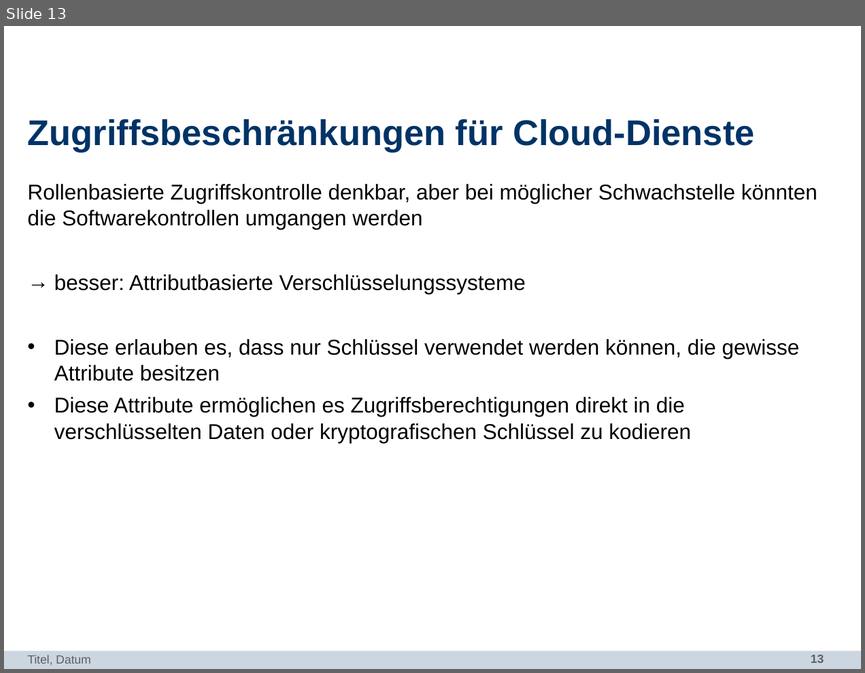
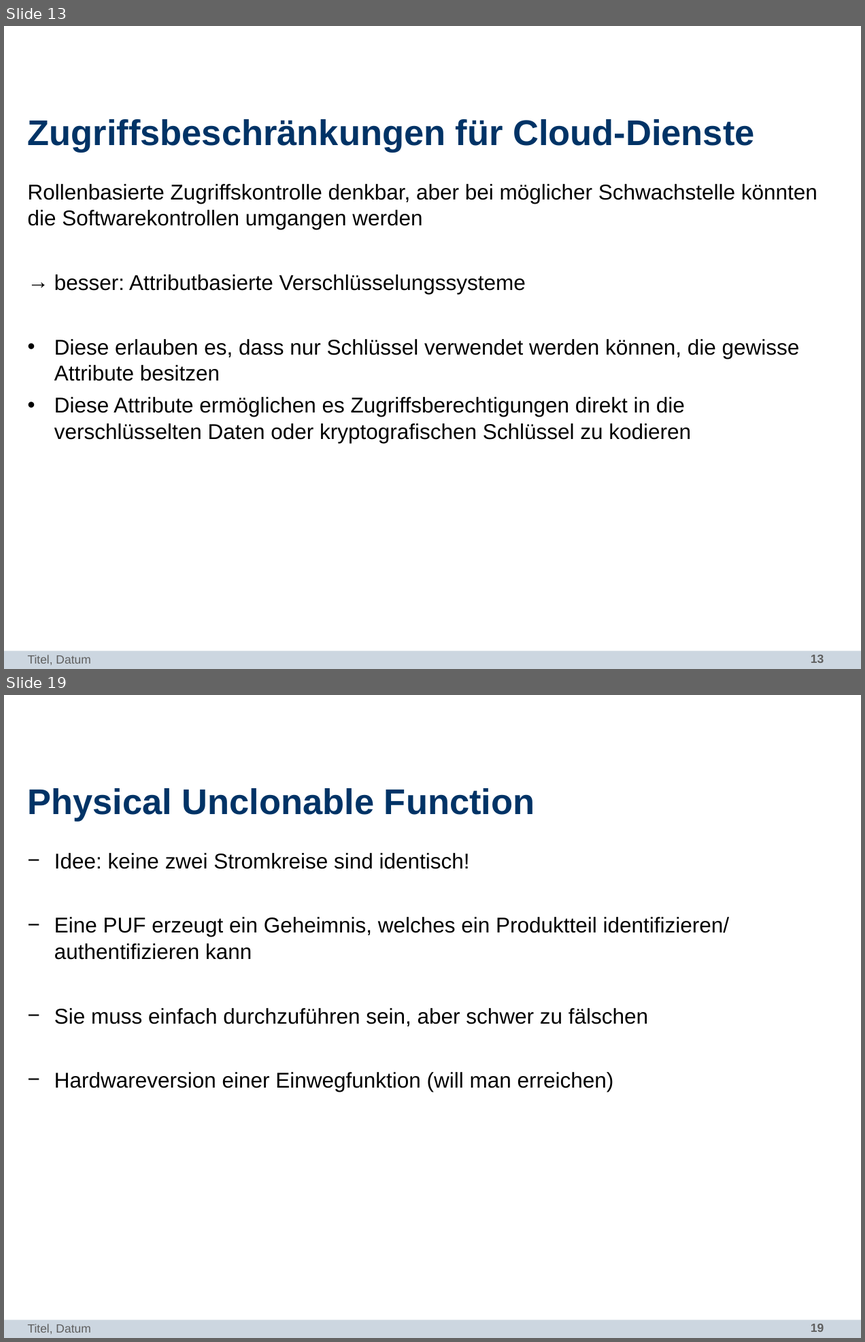
Before and after one commit to bennySwiers/Ausarbeitung-Seminar-TI, a slide deck: SEMINAR-IT-SICHERHEIT/itsec.pptx. Shown one above the other, each under a label of ours: slide 13 before the commit, slides 13 and 19 after it; the slides between them are not shown. The pictures are 865x673 and 865x1342 pixels, drawn with LibreOffice and Linux fonts; fonts in the diff are those of the drawing; background and template pictures are left out. Boxes give left, top, right and bottom in pixels: in the first picture for what was removed or moved away, otherwise in the second. Text is boxed around its words. In the diff, an @@ line names an element or a change of style, - is before the commit and + after.

```diff
--- a/SEMINAR-IT-SICHERHEIT/itsec.pptx
+++ b/SEMINAR-IT-SICHERHEIT/itsec.pptx
@@ slide 19 added at (x1=4, y1=695, x2=861, y2=1338), background #FFFFFF; not listed: 2 template elements that a slide beside it also shows @@
@@ title added at (x1=28, y1=788, x2=534, y2=821), 30 pt, text #003366, bold @@
+Physical Unclonable Function
@@ text added at (x1=54, y1=853, x2=730, y2=1091), 18 pt, text #000000 @@
+− Idee: keine zwei Stromkreise sind identisch!
+− Eine PUF erzeugt ein Geheimnis, welches ein Produktteil identifizieren/ authentifizieren kann
+− Sie muss einfach durchzuführen sein, aber schwer zu fälschen
+− Hardwareversion einer Einwegfunktion (will man erreichen)
@@ text added at (x1=28, y1=1323, x2=90, y2=1334), 10 pt, text #5F5F5F @@
+Titel, Datum
```
Also in this commit, not shown: 3 slides changed, 7 other slides added.
